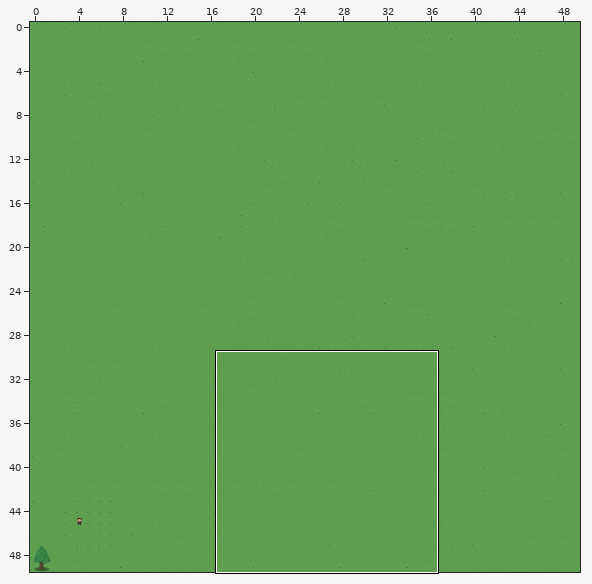
An edit to a level. Tiled map, assets/World/World.tmx. Above, an overview of the earlier version with the close-up marked.
Close-up. Old version:
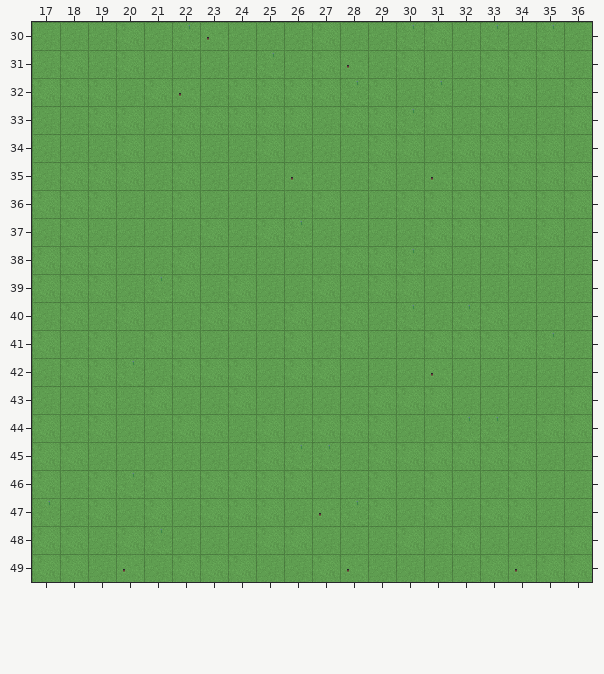
Cells are 32x32 px. Shown: x 17..36, y 30..49. The commit also changed other parts of the map, which this record leaves out.
Once edited:
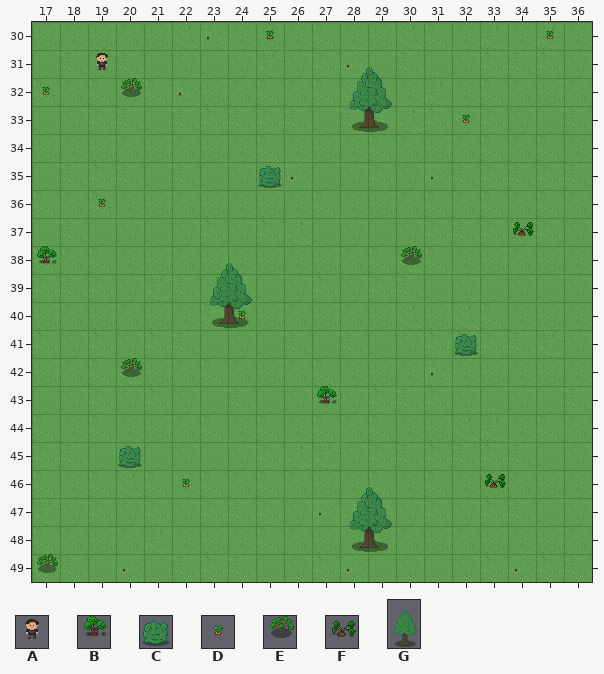
Key: from "Char": A 0 "Player"; from "beet": B 0 "Static"; from "bush": C 0 "Static"; from "carrot": D 0 "Static"; from "pepper": E 0 "Static"; from "potato": F 0 "Static"; from "tree": G 0 "Static".
Objects are placed by their top-left corner, in cells (3,4 is the top-left corner of cell 3,4); size is 1x1 cell unless given.
Commit message: Camera locked to player
Change:
Layer "Objects":
changed: outside this view -> A "Player" at 19,31
added: D "Static" at 25,30
added: D "Static" at 35,30
added: D "Static" at 25,30
added: D "Static" at 17,32
added: E "Static" at 20,32
added: D "Static" at 32,33
added: G "Static" at 28,31 size 2x3
added: C "Static" at 25,35
added: D "Static" at 19,36
added: F "Static" at 34,37
added: B "Static" at 17,38
added: E "Static" at 30,38
added: D "Static" at 24,40
added: G "Static" at 23,38 size 2x3
added: C "Static" at 32,41
added: E "Static" at 20,42
added: B "Static" at 27,43
added: C "Static" at 20,45
added: D "Static" at 22,46
added: F "Static" at 33,46
added: G "Static" at 28,46 size 2x3
added: E "Static" at 17,49
